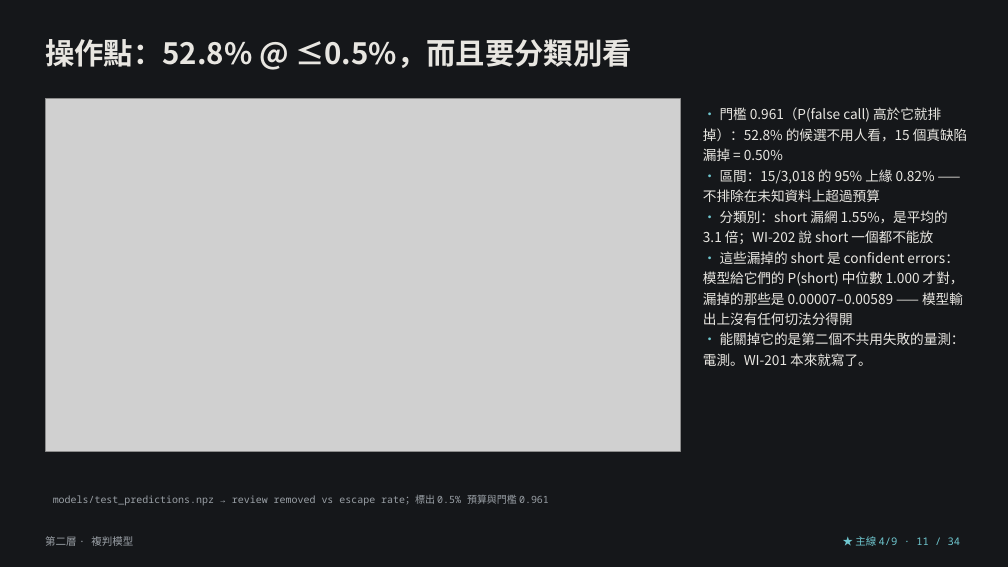
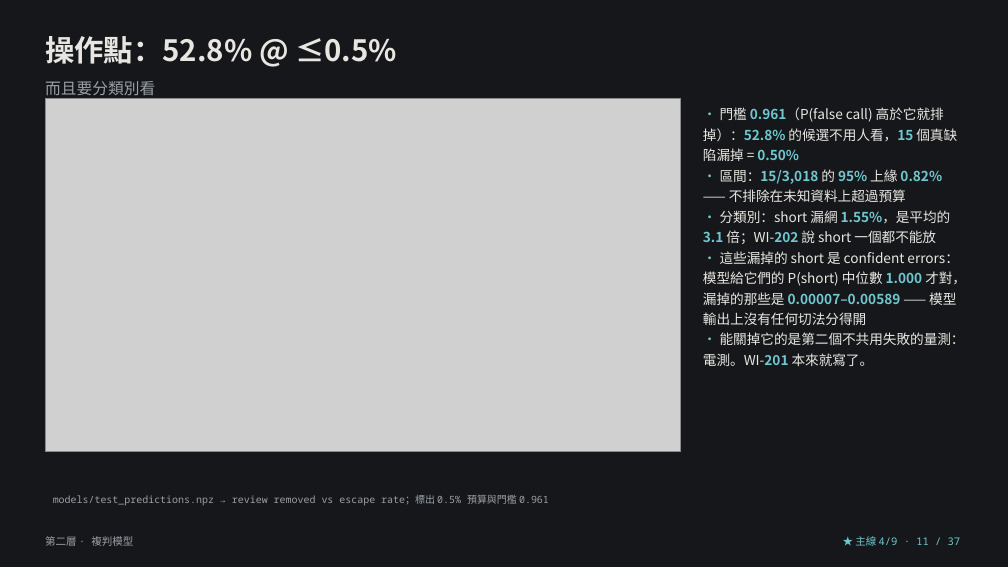
Before and after one commit to lin891020/aoi-agent, a slide deck: slide 11 of docs/deck/aoi-agent-journey.zh-TW.pptx. Drawn at 1008x567 pixels with LibreOffice and Linux fonts; fonts in the diff are those of the drawing; grey boxes stand for pictures. Boxes give left, top, right and bottom in pixels: in the first picture for what was removed or moved away, otherwise in the second. Text is boxed around its words. In the diff, an @@ line names an element or a change of style, - is before the commit and + after.

```diff
--- a/docs/deck/aoi-agent-journey.zh-TW.pptx
+++ b/docs/deck/aoi-agent-journey.zh-TW.pptx
@@ text at box(45, 36, 397, 64): text changed @@
-操作點：52.8% @ ≤0.5%，而且要分類別看
+操作點：52.8% @ ≤0.5%
@@ text added at box(45, 81, 155, 99), 15 pt, text #9AA0A6 @@
+而且要分類別看
@@ text "• 門檻 0.961（P(false call) 高於它就排掉）：52.8% ..." at box(703, 107, 966, 366): text colour #E8E6E1 to #6FC7CF, bold on in "0.961（P(false 高於它就排掉）：52.8% 的候選不用人看，15 0.50%", "區間：15/3,018 95% 0.82%", "1.55%，是平均的 3.1 倍；WI-202", "1.000 0.00007–0.00589" and 1 more places @@
@@ text at box(855, 536, 961, 546): text changed @@
-★ 主線 4/9 · 11 / 34
+★ 主線 4/9 · 11 / 37
```
Also in this commit, not shown: 33 other slides changed, 3 slides added, 9 other files.
